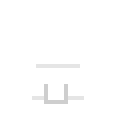
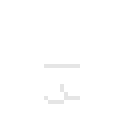
Layered file, before and after one edit (128x128). Changes by layer:
painted on "Layer 2" over [32, 64, 84, 104]
